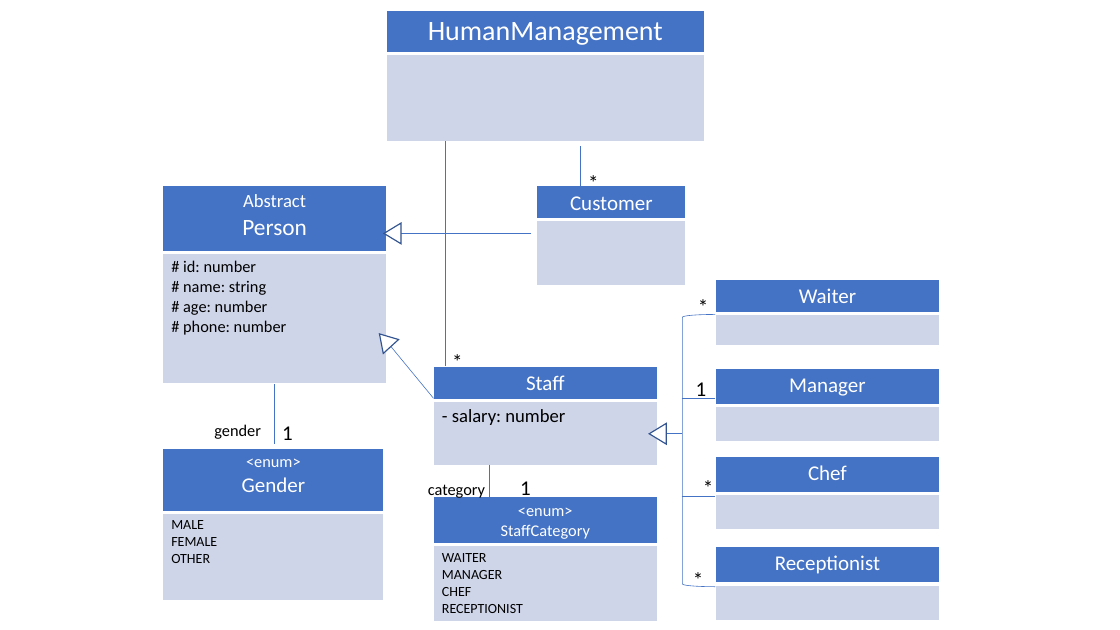
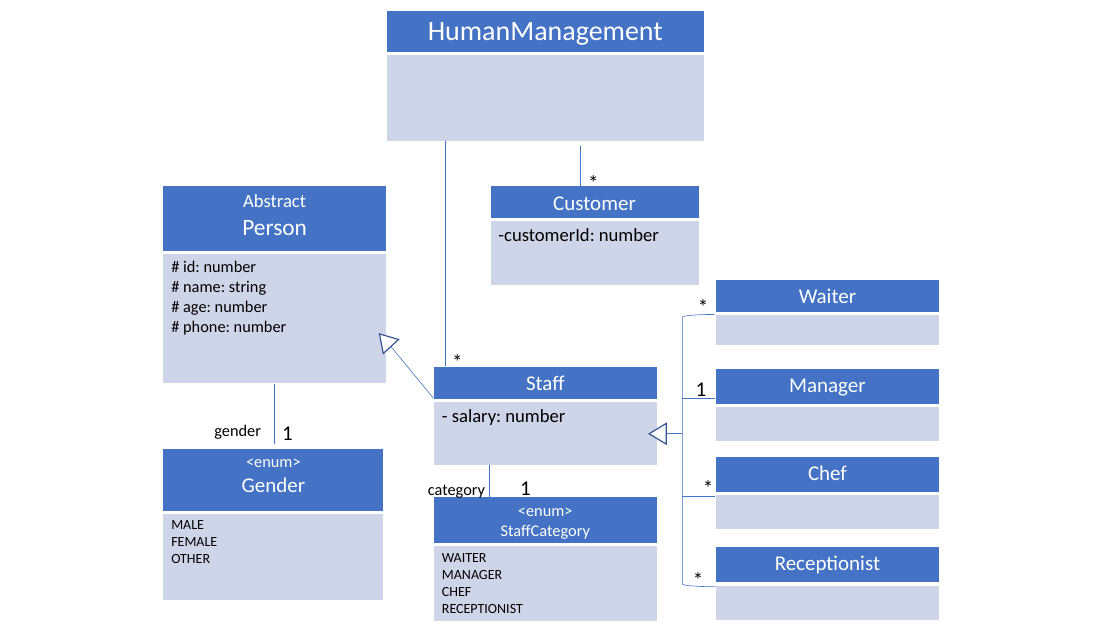
Before and after one commit to VANSAOHANG/RestaurantMS, a slide deck: slide 3 of Restaurant Management System.pptx. Drawn at 1120x630 pixels with LibreOffice and Linux fonts; fonts in the diff are those of the drawing. Boxes give left, top, right and bottom in pixels: in the first picture for what was removed or moved away, otherwise in the second. Text is boxed around its words. In the diff, an @@ line names an element or a change of style, - is before the commit and + after.

```diff
--- a/Restaurant Management System.pptx
+++ b/Restaurant Management System.pptx
@@ table at (490, 186, 699, 285) @@
-row 2, column 1: 
+row 2, column 1: -customerId: number
@@ table: place and size @@
-table at (537, 186, 686, 285)
+table at (490, 186, 699, 285)
@@ triangle removed at (384, 223, 401, 244) @@
@@ arrow removed from (531, 234) to (387, 234) @@
```
Also in this commit, not shown: 2 other slides changed, 1 other file.
